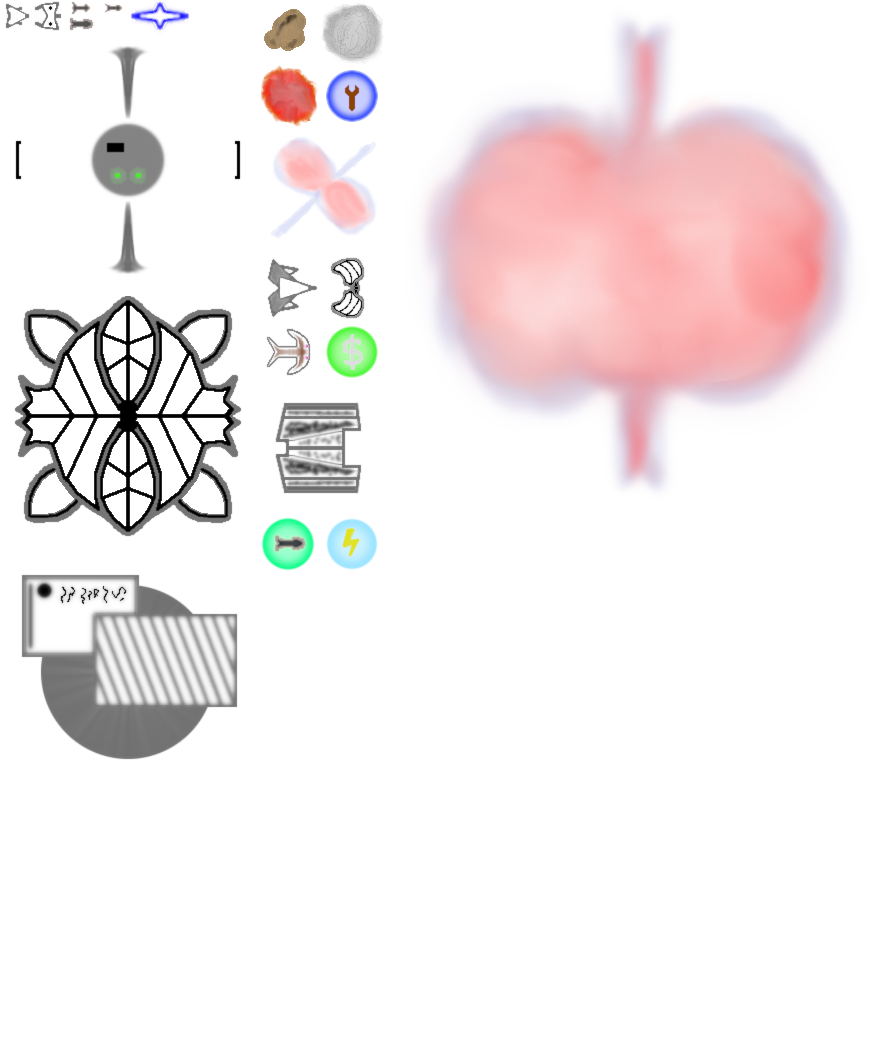
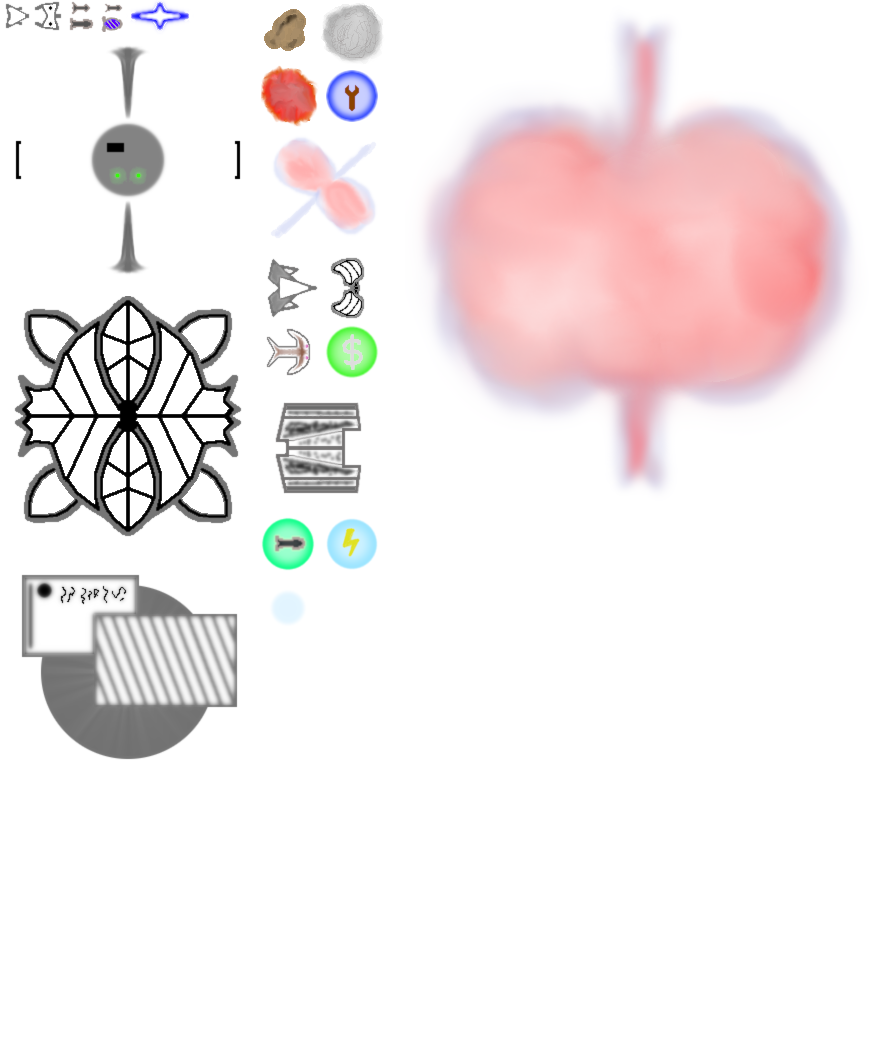
Layer changes from the first 896 x 1044 image to the second:
painted on "Layer" over [101, 16, 306, 626]
